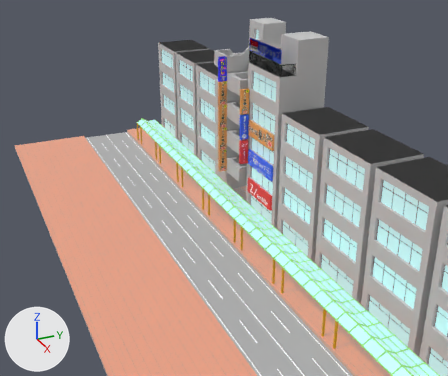
One commit to the glTF model resources/model/shopping-street.glb: the scene before it, then after it.
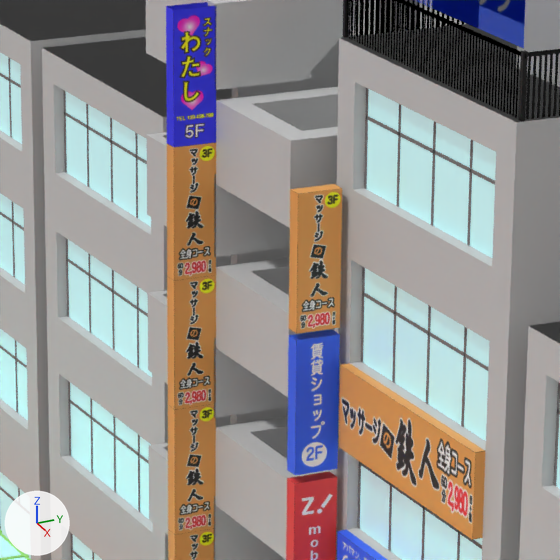
Old and new are each drawn from a 50 mm lens placed at (16.12, -6.09, 9.55), pointed at (-1.17, 1.69, 0.9) and again close up on the part from 42% to 64% of the width and 15% to 41% of the height. Arrows for +X, +Y and +Z are at lower left; the lights stay in place. Where no turn or scale is listed for an object, it has been applied to the vertices.

Names of what the first close-up shows: '3f-over', 'buil-top-guard-copy', 'building-copy', 'kanban-apaman-tate', 'kanban-hogushi-tate', 'kanban-hogushi-yoko', 'obj1', 'obj2', 'obj3', 'tk-3-over', 'tk-kanban-anata', 'top-f'.
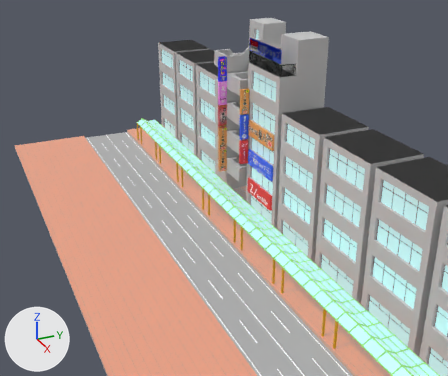
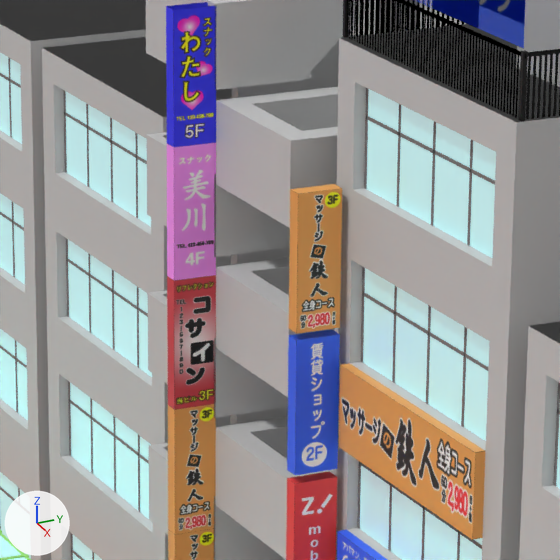
Commit message: tkビルの4F、3Fの看板を追加した

Location of each change, [x1, y1, x2, y2] in pixels of the close-ups (560 x 560 px):
'obj1', recoloured (brown to pink): [167, 142, 216, 281] in both
'obj2', recoloured: [167, 275, 216, 410] in both

What the commit changed:
Picture 'Image_11' (img_image_11) is new.
Picture 'Image_10' (img_image_10) is new.
Material 'tk-kanban-cosain' (mat_tk_kanban_cosain) is new.
Its texture is img_image_11.
Material 'tk-kanban-mikawa' (mat_tk_kanban_mikawa) is new.
Its texture is img_image_10.
me_obj1 has 8 vertices, 10 faces and spans x -2.3..-2.2, y 1.99..2.26, z 3.45..4.25.
me_obj1 no longer uses material mat_kanban_hogushi_tate (picture img_image_6).
me_obj1 now uses material mat_tk_kanban_mikawa (picture img_image_10).
me_obj2 has 8 vertices, 10 faces and spans x -2.3..-2.2, y 1.99..2.26, z 2.65..3.45.
me_obj2 no longer uses material mat_kanban_hogushi_tate (picture img_image_6).
me_obj2 now uses material mat_tk_kanban_cosain (picture img_image_11).
